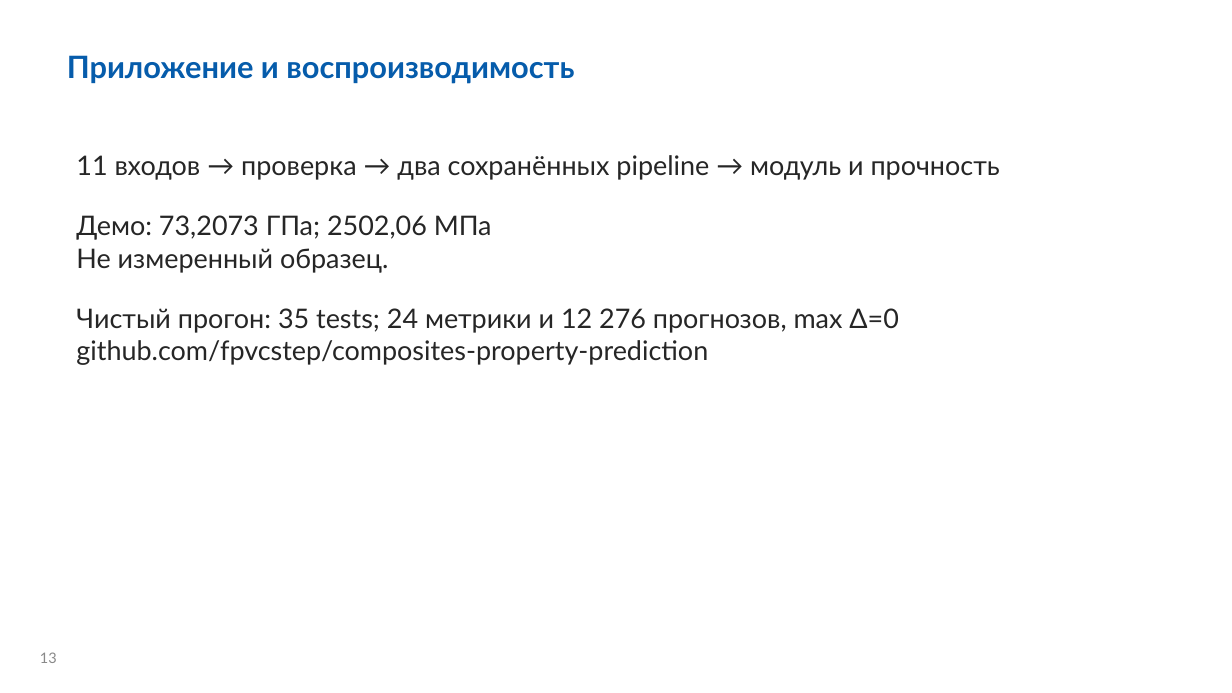
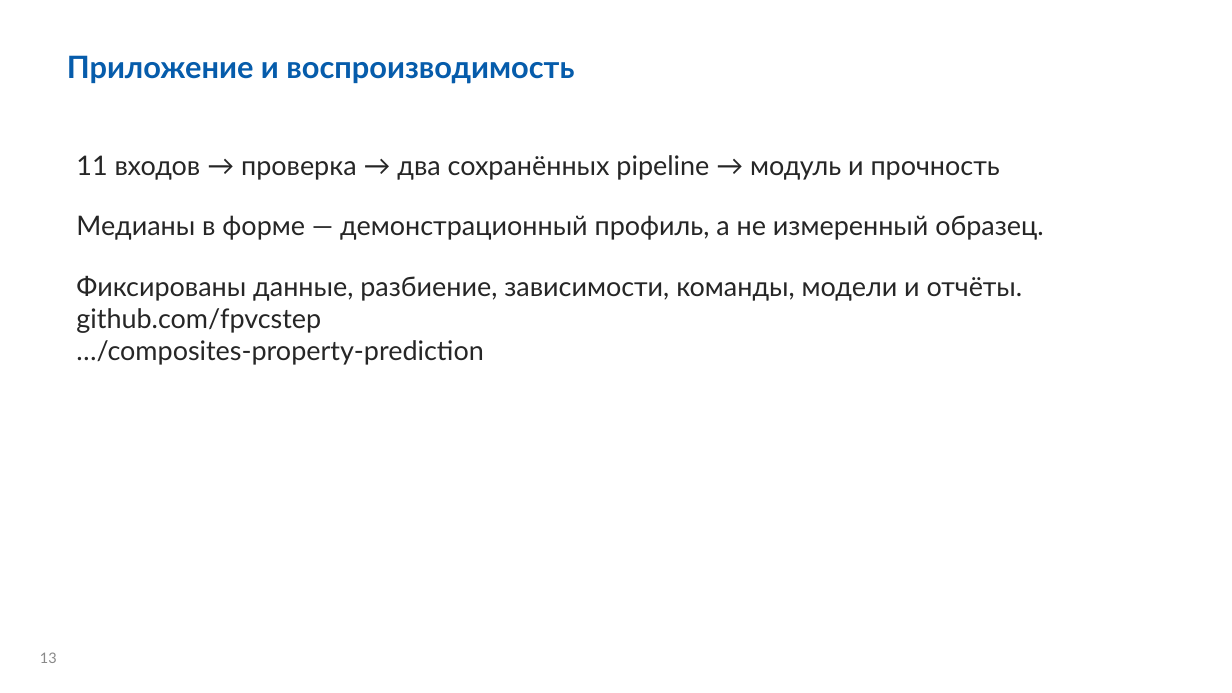
Before and after one commit to fpvcstep/composites-property-prediction, a slide deck: slide 13 of presentation/defense.pptx. Drawn at 1232x693 pixels with LibreOffice and Linux fonts; fonts in the diff are those of the drawing; background and template pictures are left out. Boxes give left, top, right and bottom in pixels: in the first picture for what was removed or moved away, otherwise in the second. Text is boxed around its words. In the diff, an @@ line names an element or a change of style, - is before the commit and + after.

```diff
--- a/presentation/defense.pptx
+++ b/presentation/defense.pptx
@@ text at box(76, 215, 1043, 365): text changed @@
-Демо: 73,2073 ГПа; 2502,06 МПа
-Не измеренный образец.
-Чистый прогон: 35 tests; 24 метрики и 12 276 прогнозов, max Δ=0
-github.com/fpvcstep/composites-property-prediction
+Медианы в форме — демонстрационный профиль, а не измеренный образец.
+Фиксированы данные, разбиение, зависимости, команды, модели и отчёты.
+github.com/fpvcstep
+…/composites-property-prediction
```
Also in this commit, not shown: 11 other slides changed, 16 other files.
